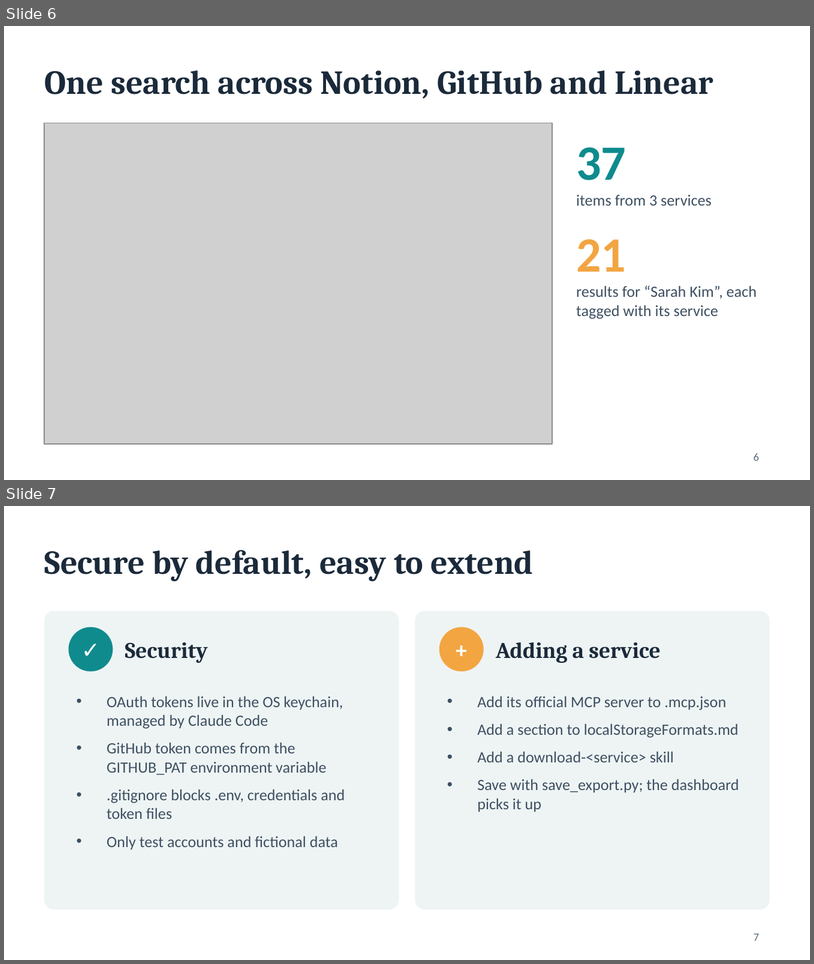
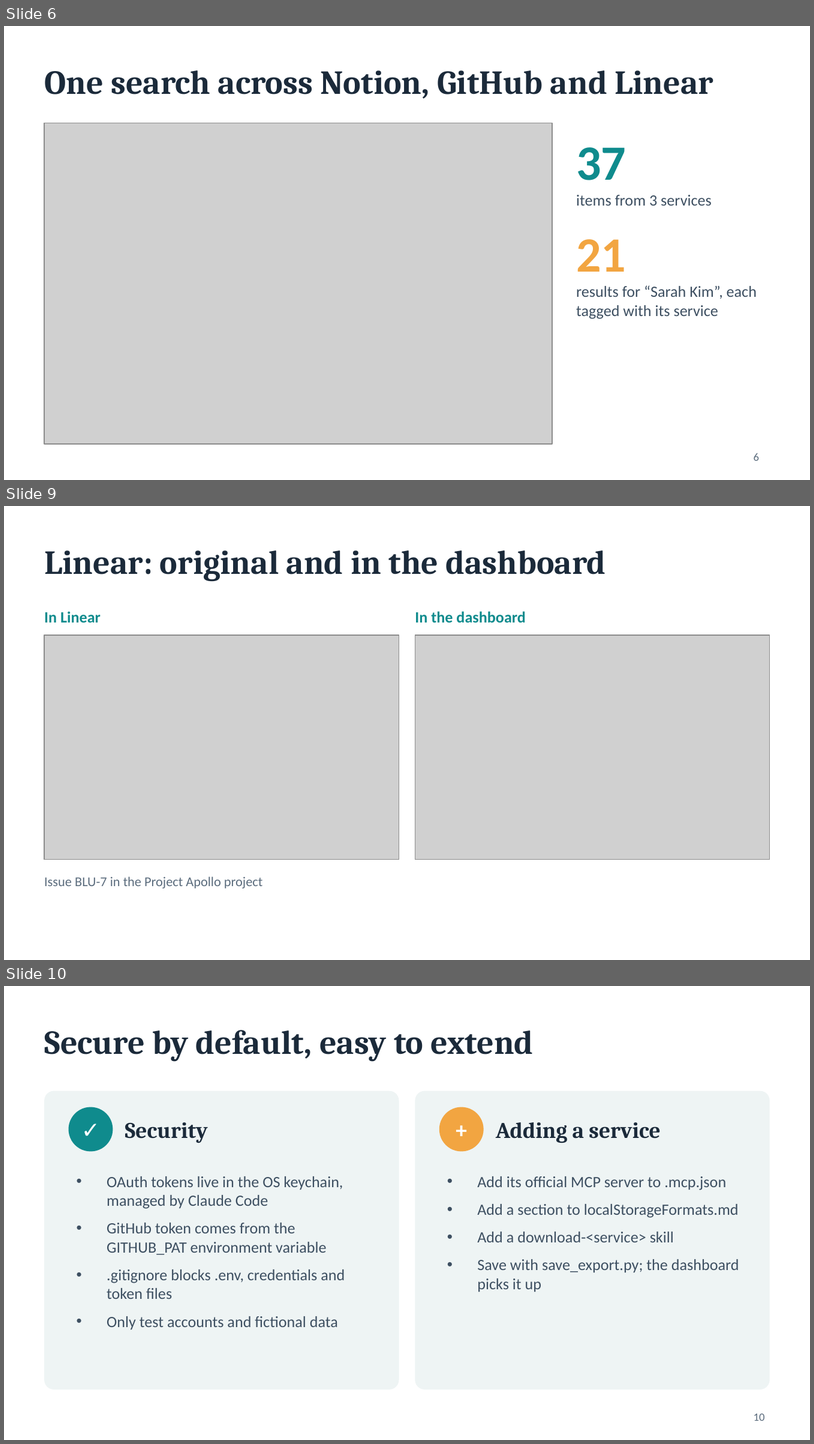
Before and after one commit to nyohayon-jpg/hw-services-dashboard, a slide deck: presentation/services-dashboard.pptx. Shown one above the other, each under a label of ours: slides 6 and 7 before the commit, slides 6, 9 and 10 after it; the slides between them are not shown. The pictures are 814x964 and 814x1444 pixels, drawn with LibreOffice and Linux fonts; fonts in the diff are those of the drawing; grey boxes stand for pictures. Boxes give left, top, right and bottom in pixels: in the first picture for what was removed or moved away, otherwise in the second. Text is boxed around its words. In the diff, an @@ line names an element or a change of style, - is before the commit and + after.

```diff
--- a/presentation/services-dashboard.pptx
+++ b/presentation/services-dashboard.pptx
@@ slide 9 added at <box>4,506,810,960</box>, background #FFFFFF @@
@@ title added at <box>44,550,606,581</box>, 30 pt, text #1B2A3A, bold @@
+Linear: original and in the dashboard
@@ text added at <box>44,611,101,623</box>, 14 pt, text #0F8B8D, bold @@
+In Linear
@@ text added at <box>415,611,525,622</box>, 14 pt, text #0F8B8D, bold @@
+In the dashboard
@@ picture added at <box>44,635,399,859</box> @@
@@ picture added at <box>415,635,770,859</box> @@
@@ text added at <box>44,876,263,888</box>, 12 pt, text #5B6C7D @@
+Issue BLU-7 in the Project Apollo project
@@ what was slide 7 is now slide 10 @@
@@ page number at <box>754,1413,765,1420</box>: text changed @@
-7
+10
```
Also in this commit, not shown: 2 other slides added, 7 other files.
